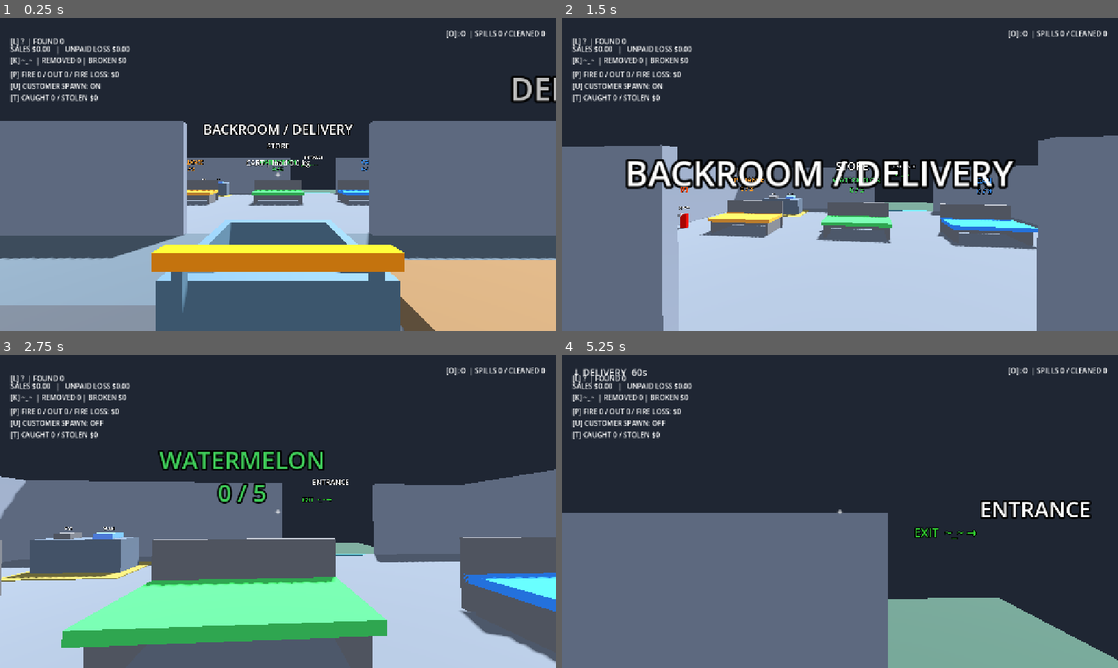
Above: before the commit, frames 1-4 (two rows, left to right).
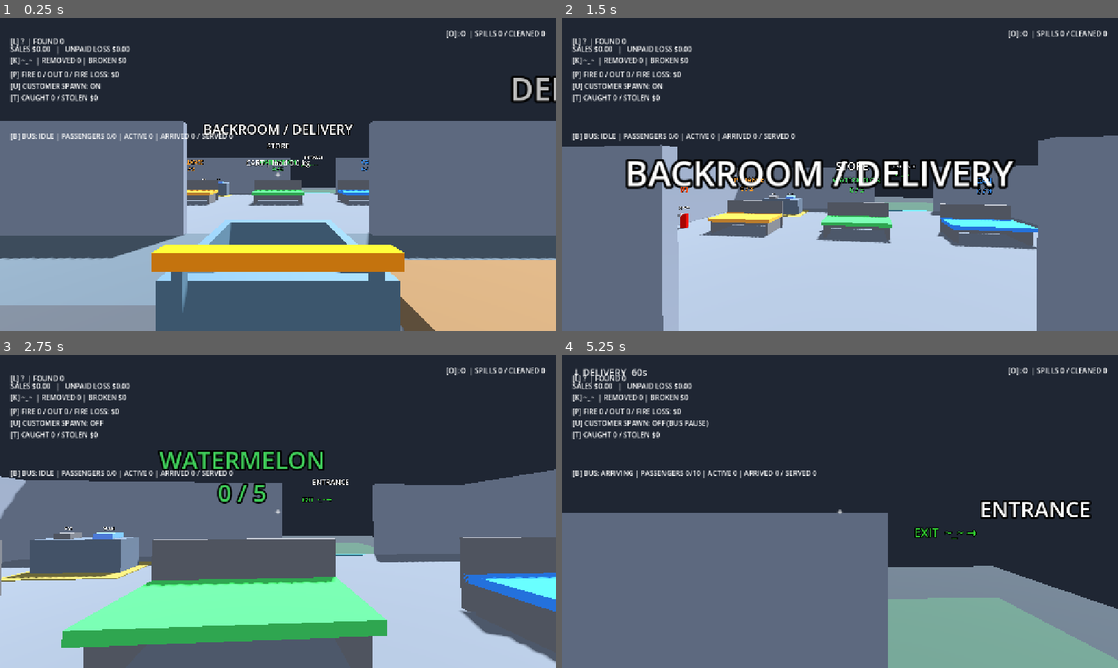
Above: after the commit, the same moments.

Repository: bomzae/night-shift-mart
Game: Godot game, scene res://scenes/main/main.tscn
Two runs of this game, one before a commit and one after it. Both use one fixed random seed, a clock stepped at 60 frames per second and the inputs below.
Inputs (mouse positions are in pixels of both pictures, inside the frame that each line leads up to):
- Up to frame 1 (0.25 s): no input
- Up to frame 2 (1.5 s): tap Enter at 0.5 s; move the mouse to (867, 174) at 0.52 s; hold E (interact) 0.53-1.28 s; hold W (move_forward) from 0.53 s (still down); tap Space (jump) at 0.77 s; tap U (toggle_customer_spawn) at 0.8, 1.35 s; move the mouse to (812, 174) at 1.27 s
- Up to frame 3 (2.75 s): keep holding W (move_forward); tap Space (jump) at 1.52 s; tap E (interact) at 1.55 s; move the mouse to (289, 505) at 2.02 s; press the mouse at (289, 505) at 2.03 s; tap U (toggle_customer_spawn) at 2.3 s
- Up to frame 4 (5.25 s): keep holding W (move_forward); move the mouse to (834, 517) at 2.77 s; release the mouse at (834, 517) at 2.78 s; tap E (interact) at 2.85, 4.55 s; tap Space (jump) at 3.02, 3.77, 4.52 s; move the mouse to (878, 514) at 3.52 s; hold Right mouse button (throw) 3.53-4.28 s; tap U (toggle_customer_spawn) at 3.8, 4.35 s; tap B (debug_tourist_bus, bound only after the commit) at 4.15 s; move the mouse to (795, 508) at 4.27 s; move the mouse to (845, 511) at 5.02 s; hold F (use_tool) from 5.03 s (still down)

The runs differ from the first frame. In frame 1, 0.5% of the frame differs, in the area x 1-61%, y 36-55%; in frame 2, 0.6%; in frame 3, 0.7%; in frame 4, 5.4%, in the area x 1-100%, y 20-98%.

Commit message:
complete prompt 10 customer rush

Diff:
--- a/project.godot
+++ b/project.godot
@@ -106,6 +106,11 @@
 "events": [Object(InputEventKey,"resource_local_to_scene":false,"resource_name":"","device":16,"window_id":0,"alt_press …(190 unchanged characters)…
 ]
 }
+debug_tourist_bus={
+"deadzone": 0.5,
+"events": [Object(InputEventKey,"resource_local_to_scene":false,"resource_name":"","device":16,"window_id":0,"alt_pressed":false,"shift_pressed":false,"ctrl_pressed":false,"meta_pressed":false,"pressed":false,"keycode":0,"physical_keycode":66,"key_label":0,"unicode":0,"location":0,"echo":false,"script":null)
+]
+}
 
 [rendering]
 
--- a/scripts/systems/customer_manager.gd
+++ b/scripts/systems/customer_manager.gd
@@ -1,9 +1,16 @@
 class_name CustomerManager
 extends Node3D
+
+signal customer_paid(customer: BasicCustomer)
 
 @export var spawn_interval_min: float = 6.0
 @export var spawn_interval_max: float = 10.0
 @export var max_active_customers: int = 6
+@export var absolute_customer_cap: int = 18
+var event_spawn_paused: bool = false:
+	set(value):
+		event_spawn_paused = value
+		if is_instance_valid(_spawn_label): _update_spawn_label()
 @export var patience_time: float = 25.0
 @export var queue_spacing: float = 1.25
 @export_range(1, 3) var max_purchase_units: int = 3
@@ -49,9 +56,10 @@
 
 func _update_spawn_label() -> void:
 	_spawn_label.text = "[U] CUSTOMER SPAWN: " + ("ON" if spawning_enabled else "OFF")
+	if event_spawn_paused: _spawn_label.text += " (BUS PAUSE)"
 
 func _physics_process(delta: float) -> void:
-	if not spawning_enabled:
+	if not spawning_enabled or event_spawn_paused:
 		return
 	_timer -= delta
 	if _timer <= 0:
@@ -73,23 +81,36 @@
 				available.append(body)
 	return available
 
-func spawn_customer(requested: Array[StringName] = [], customer_scene: PackedScene = null) -> BasicCustomer:
+func spawn_customer(requested: Array[StringName] = [], customer_scene: PackedScene = null, event_options: Dictionary = {}) -> BasicCustomer:
 	requested = requested.duplicate()
-	if customers.size() >= max_active_customers:
+	var tourist: bool = event_options.get("tourist", false)
+	var normal_count := customers.filter(func(c): return not c.get_meta("tourist", false)).size()
+	if customers.size() >= absolute_customer_cap or (not tourist and normal_count >= max_active_customers):
 		return null
+	var spawn_at: Vector3 = event_options.get("position", exit_position())
 	for other in customers:
-		if other.global_position.distance_to(exit_position()) < 0.85:
+		if other.global_position.distance_to(spawn_at) < 0.85:
 			return null # Do not stack new capsules at the door.
+	if tourist:
+		var query := PhysicsShapeQueryParameters3D.new()
+		var bounds := SphereShape3D.new()
+		bounds.radius = 0.4
+		query.shape = bounds
+		query.transform.origin = spawn_at + Vector3.UP * 0.85
+		if not get_world_3d().direct_space_state.intersect_shape(query, 1).is_empty(): return null
 	var scene := customer_scene if customer_scene != null else preload("res://scenes/interactables/basic_customer.tscn")
 	var customer: BasicCustomer = scene.instantiate()
 	customer.manager = self
 	customer.patience_time = patience_time
+	if tourist: customer.set_meta("tourist", true)
 	var available := available_goods()
 	if requested.is_empty():
 		if available.is_empty():
 			requested.append([&"can", &"watermelon", &"appliance"][_rng.randi_range(0, 2)])
 		else:
-			var count := _rng.randi_range(1, mini(max_purchase_units, available.size()))
+			var upper := mini(int(event_options.get("max_units", max_purchase_units)), available.size())
+			var lower := mini(maxi(1, int(event_options.get("min_units", 1))), upper)
+			var count := _rng.randi_range(lower, upper)
 			for i in range(count):
 				var index := _rng.randi_range(0, available.size() - 1)
 				requested.append(available[index].product_type)
@@ -104,9 +125,11 @@
 				_claims[body.get_instance_id()] = customer
 				available.erase(body)
 				break
-	customer.position = exit_position()
+	customer.position = spawn_at
 	# Reach the front aisle before visiting the actual reserved stock.
 	customer.waypoints = [Vector3(-7.65, 0, 9), Vector3(-7.65, 0, 3.1)]
+	if event_options.has("entry_waypoints"):
+		customer.waypoints.assign(event_options.entry_waypoints + customer.waypoints)
 	for type in requested:
 		if not customer.shopping_types.has(type):
 			customer.shopping_types.append(type)
@@ -236,6 +259,7 @@
 		sales += total
 		customer.picked_items.clear()
 		print("SALES +$%.2f" % total)
+		customer_paid.emit(customer)
 	else:
 		record_unpaid_basket(customer)
 	customer.start_exit()
--- a/scripts/systems/mart_graybox.gd
+++ b/scripts/systems/mart_graybox.gd
@@ -44,6 +44,9 @@
 	var thieves := ThiefManager.new()
 	thieves.name = "Thieves"
 	add_child(thieves)
+	var tourist_bus := TouristBus.new()
+	tourist_bus.name = "TouristBus"
+	add_child(tourist_bus)
 	for location in [Vector3(6.2, 0.45, -1.5), Vector3(8.2, 0.45, 6.0)]:
 		var extinguisher := preload("res://scenes/interactables/fire_extinguisher.tscn").instantiate()
 		extinguisher.position = location
--- /dev/null
+++ b/scripts/systems/tourist_bus.gd
@@ -0,0 +1,140 @@
+class_name TouristBus
+extends Node3D
+## External debug event. Passengers retain the ordinary customer business rules.
+enum State { IDLE, ARRIVING, UNLOADING, RUSH_ACTIVE, DEPARTING }
+@export var tourist_count: int = 10
+@export var passenger_spawn_interval: float = 0.4
+@export var min_purchase_units: int = 2
+@export var max_purchase_units: int = 4
+@export var arrival_time: float = 2.0
+@export var departure_time: float = 2.0
+@export var max_rush_duration: float = 100.0
+@export_range(0.1, 1.0) var completion_ratio: float = 0.8
+var state: State = State.IDLE
+var tourist_buses_arrived: int = 0
+var tourist_customers_served: int = 0
+var spawned_count: int = 0
+var passengers: Array[BasicCustomer] = []
+var manager: CustomerManager
+var bus: Node3D
+var door: Node3D
+var _label: Label
+var _phase_left: float = 0
+var _elapsed: float = 0
+var _spawn_left: float = 0
+var _target_count: int = 0
+var _paid_passengers: Dictionary = {}
+var parking_position := Vector3(2, 0, 15)
+var road_position := Vector3(16, 0, 15)
+
+func _ready() -> void:
+	manager = get_parent().get_node("Customers")
+	manager.customer_paid.connect(_on_customer_paid)
+	# Extend around the existing 6x4 entrance pad, without coplanar floor overlap.
+	var paving := Color(0.24, 0.27, 0.29)
+	Graybox.box(self, "ApronLeft", Vector3(3, 0.4, 8), Vector3(-7.5, -0.2, 16), paving)
+	Graybox.box(self, "ApronRight", Vector3(15, 0.4, 8), Vector3(7.5, -0.2, 16), paving)
+	Graybox.box(self, "ApronRear", Vector3(6, 0.4, 4), Vector3(-3, -0.2, 18), paving)
+	var canvas := CanvasLayer.new()
+	add_child(canvas)
+	_label = Label.new()
+	canvas.add_child(_label)
+	_label.position = Vector2(24, 260) # Below the active checkout panel.
+	_update_label()
+
+func _unhandled_input(event: InputEvent) -> void:
+	if event.is_action_pressed("debug_tourist_bus") and not event.is_echo() and Input.mouse_mode == Input.MOUSE_MODE_CAPTURED:
+		start_event()
+		get_viewport().set_input_as_handled()
+
+func start_event() -> bool:
+	if state != State.IDLE: return false
+	passengers.clear()
+	spawned_count = 0
+	_target_count = clampi(tourist_count, 1, manager.absolute_customer_cap)
+	_elapsed = 0
+	_spawn_left = 0
+	manager.event_spawn_paused = true # Never overwrite the user's U preference.
+	_build_bus()
+	state = State.ARRIVING
+	_phase_left = maxf(0.01, arrival_time)
+	_update_label()
+	return true
+
+func _build_bus() -> void:
+	bus = Node3D.new()
+	bus.name = "Bus"
+	add_child(bus)
+	bus.position = road_position
+	Graybox.box(bus, "Body", Vector3(8, 2.6, 2.4), Vector3(0, 1.5, 0), Color(0.95, 0.65, 0.15))
+	for x in [-2.5, -1.2, 0.1, 1.4, 2.7]:
+		Graybox.box(bus, "Window", Vector3(1, 0.9, 0.04), Vector3(x, 2, -1.22), Color(0.2, 0.55, 0.75), false)
+	for x in [-2.6, 2.6]:
+		for z in [-1.2, 1.2]:
+			Graybox.box(bus, "Wheel", Vector3(0.8, 0.8, 0.16), Vector3(x, 0.45, z), Color(0.08, 0.08, 0.09), false)
+	door = Graybox.box(bus, "PassengerDoor", Vector3(0.8, 1.8, 0.06), Vector3(-3.4, 1.15, -1.24), Color(0.15, 0.35, 0.45), false)
+	Graybox.sign(bus, "BUS", Vector3(0, 3.1, 0), Color.GOLD)
+
+func spawn_position() -> Vector3:
+	return Vector3(-1.4, 0.01, 13.0)
+
+func _physics_process(delta: float) -> void:
+	if state == State.IDLE: return
+	_elapsed += delta
+	if state == State.ARRIVING:
+		_phase_left = maxf(0, _phase_left - delta)
+		bus.position = road_position.lerp(parking_position, 1 - _phase_left / maxf(0.01, arrival_time))
+		if _phase_left <= 0:
+			tourist_buses_arrived += 1
+			door.position.x += 0.7
+			state = State.UNLOADING
+	elif state == State.UNLOADING:
+		_spawn_left -= delta
+		if _spawn_left <= 0 and spawned_count < _target_count:
+			_spawn_left = maxf(0.1, passenger_spawn_interval)
+			var passenger := manager.spawn_customer([], null, {
+				"tourist": true, "position": spawn_position(),
+				"min_units": maxi(1, min_purchase_units), "max_units": maxi(1, max_purchase_units),
+				"entry_waypoints": [Vector3(-4.15, 0.01, 13), Vector3(-4.15, 0.01, 10.8)]})
+			if passenger != null:
+				passengers.append(passenger)
+				spawned_count += 1
+		if spawned_count >= _target_count: state = State.RUSH_ACTIVE
+	elif state == State.RUSH_ACTIVE:
+		if completed_count() >= ceili(spawned_count * completion_ratio): _depart()
+	elif state == State.DEPARTING:
+		_phase_left = maxf(0, _phase_left - delta)
+		bus.position = parking_position.lerp(road_position, 1 - _phase_left / maxf(0.01, departure_time))
+		if _phase_left <= 0:
+			bus.queue_free()
+			state = State.IDLE
+			manager.event_spawn_paused = false
+	# Includes blocked unloading: one blocked doorway must never lock normal business.
+	if state != State.DEPARTING and state != State.IDLE and _elapsed >= maxf(arrival_time + 0.1, max_rush_duration): _depart()
+	_update_label()
+
+func completed_count() -> int:
+	var count := 0
+	for customer in passengers:
+		if not is_instance_valid(customer) or customer.resolved: count += 1
+	return count
+
+func _depart() -> void:
+	state = State.DEPARTING
+	_phase_left = maxf(0.01, departure_time)
+	door.position.x = -3.4
+
+func _on_customer_paid(customer: BasicCustomer) -> void:
+	if not customer.get_meta("tourist", false): return
+	# Signals fire only after the existing settlement succeeds, including late payments.
+	var id := customer.get_instance_id()
+	if _paid_passengers.has(id): return
+	_paid_passengers[id] = true
+	tourist_customers_served += 1
+	_update_label()
+
+func _update_label() -> void:
+	_label.text = "[B] BUS: %s | PASSENGERS %d/%d | ACTIVE %d | ARRIVED %d / SERVED %d" % [State.keys()[state], spawned_count, _target_count, spawned_count - completed_count(), tourist_buses_arrived, tourist_customers_served]
+
+func _exit_tree() -> void:
+	if is_instance_valid(manager): manager.event_spawn_paused = false
--- /dev/null
+++ b/tests/prompt10_smoke.gd
@@ -0,0 +1,185 @@
+extends "res://tests/prompt8_smoke.gd"
+var buses: TouristBus
+var spawn_frames: Array[int] = []
+
+func setup_bus() -> void:
+	await setup_mart()
+	buses = mart.get_node("TouristBus")
+	manager._rng.seed = 10
+	spawn_frames.clear()
+	manager.child_entered_tree.connect(_record_spawn)
+
+func _record_spawn(node: Node) -> void:
+	if node is BasicCustomer and node.get_meta("tourist", false):
+		spawn_frames.append(Engine.get_physics_frames())
+
+func supply() -> void:
+	for type in ["can", "watermelon", "appliance"]:
+		var shelf: StockShelf = mart.get_node("Shelves/" + {"can":"CanShelf", "watermelon":"WatermelonShelf", "appliance":"ApplianceShelf"}[type])
+		var count: int = {"can":8, "watermelon":4, "appliance":2}[type]
+		for i in range(count):
+			var product: GrabbableBody = load("res://scenes/interactables/products/" + type + ".tscn").instantiate()
+			mart.get_node("Products").add_child(product)
+			var columns := 4 if type != "appliance" else 2
+			var x := (float(i % columns) - float(columns - 1) / 2) * (0.62 if type != "appliance" else 1.2)
+			product.global_position = shelf.to_global(Vector3(x, 1.15, -0.3 + (i / columns) * 0.6))
+	await frames(150)
+	check(manager.available_goods().size() == 14, "prepare fourteen actual shelf products")
+
+func run_checks() -> void:
+	await setup_bus()
+	check(InputMap.has_action("debug_tourist_bus") and buses.state == TouristBus.State.IDLE, "B action and idle event")
+	await supply()
+	manager.max_active_customers = 1
+	manager.spawning_enabled = true
+	manager._timer = 0.01
+	await press("debug_tourist_bus")
+	check(buses.state == TouristBus.State.ARRIVING and manager.event_spawn_paused, "B begins arrival and pauses automatic customers")
+	check(not buses.start_event(), "duplicate event rejected")
+	check(manager.spawning_enabled, "event does not overwrite U preference")
+	var start := buses.bus.position
+	await frames(65)
+	check(buses.bus.position.distance_to(start) > 1 and buses.spawned_count == 0, "visible arrival before unloading")
+	await frames(60)
+	check(buses.state == TouristBus.State.UNLOADING and buses.tourist_buses_arrived == 1, "arrival counted once and unloading begins")
+	check(buses.bus.get_node("Body") is StaticBody3D and buses.door.position.x > -3.4, "solid bus with open passenger door")
+	var saved_camera: Transform3D = interaction.camera.transform
+	interaction.camera.global_position = Vector3(-3, 5, 10.8)
+	interaction.camera.look_at(Vector3(0, 1.2, 15))
+	await RenderingServer.frame_post_draw
+	root.get_texture().get_image().save_png("res://.godot/p10_bus.png")
+	interaction.camera.transform = saved_camera
+	var count_changes: Array[int] = []
+	var last_count := 0
+	var peak_queue := 0
+	var peak_active := 0
+	var seen_rush := false
+	var seen_departure := false
+	var served := false
+	var unique_claims := true
+	var normal_spawn_paused := true
+	for tick in range(6500):
+		await frames(1)
+		if buses.spawned_count != last_count:
+			check(buses.spawned_count == last_count + 1, "at most one passenger per spawn tick")
+			count_changes.append(Engine.get_physics_frames())
+			last_count = buses.spawned_count
+		peak_active = maxi(peak_active, manager.customers.size())
+		peak_queue = maxi(peak_queue, manager.queue.size())
+		seen_rush = seen_rush or buses.state == TouristBus.State.RUSH_ACTIVE
+		seen_departure = seen_departure or buses.state == TouristBus.State.DEPARTING
+		var ids := {}
+		for customer in manager.customers:
+			if not customer.get_meta("tourist", false): normal_spawn_paused = false
+			for good in customer.goods:
+				if is_instance_valid(good):
+					if ids.has(good.get_instance_id()): unique_claims = false
+					ids[good.get_instance_id()] = true
+		if not served and peak_queue >= 3 and manager.current_customer() != null:
+			var customer := manager.current_customer()
+			var price := manager.basket_total(customer)
+			for i in customer.purchase_types.size():
+				await aim_action("scan")
+				await frames(32)
+			await aim_action("pay")
+			check(buses.tourist_customers_served == 1 and is_equal_approx(manager.sales, price), "ordinary Scan Pay counts tourist and shared sales")
+			check(not manager.finish(customer, true) and buses.tourist_customers_served == 1, "duplicate payment cannot double served")
+			served = true
+		if buses.state == TouristBus.State.IDLE: break
+	print("RUSH measured spawn=", buses.spawned_count, " peak active=", peak_active, " queue=", peak_queue, " exited=", manager.exited_count)
+	for customer in manager.customers: print("REMAINING ", customer.global_position, " state=", customer.state, " waypoints=", customer.waypoints)
+	check(buses.spawned_count == 10 and count_changes.size() == 10, "all ten passengers spawned sequentially")
+	var spaced := true
+	print("SPAWN physics frames=", spawn_frames)
+	for i in range(1, spawn_frames.size()):
+		if spawn_frames[i] - spawn_frames[i - 1] < 24: spaced = false
+	check(spaced, "passenger interval respects staggered spawning")
+	check(normal_spawn_paused, "bus pauses only normal automatic generation")
+	check(peak_active > manager.max_active_customers and peak_active <= manager.absolute_customer_cap, "tourist allowance exceeds normal cap but respects absolute cap")
+	check(unique_claims, "crowded customers never share reserved product")
+	check(peak_queue >= 3 and served, "rush creates checkout pressure using existing customer flow")
+	check(manager.available_goods().size() < 14 and manager.unpaid_loss > 0, "physical pickup pressure and unattended patience loss")
+	check(seen_rush and seen_departure and buses.state == TouristBus.State.IDLE, "rush departure idle complete")
+	check(not manager.event_spawn_paused and manager.spawning_enabled, "auto ON restored after event")
+	check(buses.tourist_customers_served == 1, "OOS and escape are not served")
+	manager.max_active_customers = 18
+	manager._timer = 0.01
+	var before_count := manager.customers.size()
+	await frames(2)
+	check(manager.customers.size() > before_count, "normal automatic spawn resumes")
+
+	await setup_bus()
+	buses.tourist_count = 2
+	buses.arrival_time = 0.1
+	buses.departure_time = 0.1
+	await press("debug_tourist_bus")
+	await frames(10)
+	check(not manager.spawning_enabled and buses.spawned_count == 1, "U OFF still permits bus passengers")
+	var empty := buses.passengers[0]
+	check(empty.get_script() == preload("res://scripts/systems/basic_customer.gd") and not empty.purchase_types.is_empty(), "passenger is unchanged BasicCustomer with purchase list")
+	await frames(900)
+	check(buses.spawned_count == 2 and buses.state == TouristBus.State.IDLE and not manager.spawning_enabled, "OOS passengers resolve event and U OFF persists")
+	check(buses.tourist_customers_served == 0 and manager.sales == 0 and manager.unpaid_loss == 0, "empty stock creates no revenue or invented loss")
+	await frames(300)
+	check(manager.customers.is_empty(), "empty-stock passengers leave the entrance without permanent deadlock")
+	check(buses.start_event(), "event can restart after departure")
+	await press("toggle_customer_spawn")
+	check(manager.spawning_enabled and manager.event_spawn_paused, "U during event changes preference without unpausing")
+	buses.max_rush_duration = 0.3
+	await frames(40)
+	check(manager.spawning_enabled and not manager.event_spawn_paused, "latest U choice survives timeout")
+
+	await setup_bus()
+	manager.absolute_customer_cap = 2
+	await stock("can")
+	for i in range(2):
+		var normal := manager.spawn_customer([&"can"])
+		normal.global_position = Vector3(7, 0.01, 1 + i)
+		normal.set_physics_process(false)
+	buses.arrival_time = 0.1
+	buses.departure_time = 0.1
+	buses.max_rush_duration = 1
+	buses.start_event()
+	await frames(50)
+	check(buses.spawned_count == 0 and manager.customers.size() == 2, "absolute cap blocks tourist spawning")
+	await frames(30)
+	check(buses.state == TouristBus.State.IDLE and manager.customers.size() == 2, "blocked unloading times out without deleting existing customers")
+
+	await setup_bus()
+	await supply()
+	buses.tourist_count = 1
+	buses.arrival_time = 0.1
+	buses.start_event()
+	await frames(12)
+	var passenger := buses.passengers[0]
+	check(passenger.purchase_types.size() >= 2 and passenger.purchase_types.size() <= 4, "tourist purchase uses configured two to four units")
+	passenger.global_position = Vector3(0, 0.01, 2)
+	passenger.waypoints = [Vector3(0, 0.01, -3)]
+	var state_before := passenger.state
+	var spills: AccidentManager = mart.get_node("Accidents")
+	var spill := spills.create_spill(passenger.global_position)
+	await frames(40)
+	check(passenger.knockdown.active(), "tourist falls in ordinary spill")
+	check(passenger.state == state_before, "fall preserves shopping state")
+	spill.queue_free()
+	await frames(120)
+	check(not passenger.knockdown.active() and passenger.state == state_before, "tourist recovers and resumes shopping")
+	var fires: FireManager = mart.get_node("Fires")
+	var fire = fires.create_fire(passenger.global_position)
+	await frames(4)
+	check(passenger.fire_reaction.active(), "tourist uses ordinary fire reaction")
+	fire.queue_free()
+	await frames(60)
+	check(not passenger.fire_reaction.active() and passenger.state == state_before, "fire reaction preserves tourist shopping")
+	check(mart.get_node("Drunks").spawn_drunk() != null, "drunk manual spawn during rush")
+	check(mart.get_node("LostFamilies").spawn_pair() != null, "lost family manual spawn during rush")
+	check(mart.get_node("Thieves").spawn_thief() != null, "thief spawn during rush with U OFF")
+	await frames(120)
+	var accident: AccidentCustomer = mart.get_node("Accidents").spawn_accident()
+	check(accident != null, "accident manual spawn during rush")
+	if accident != null: accident.global_position = Vector3(7, 0.01, 2)
+	await frames(2)
+	check(mart.get_node("Fires").spawn_dangerous() != null, "dangerous manual spawn during rush")
+	check(buses.state != TouristBus.State.IDLE, "other events do not cancel rush")
+	print("Prompt 10 smoke checks completed; failures: ", failures)
+	quit(0 if failures == 0 else 1)
Not shown, added: scripts/systems/tourist_bus.gd.uid
Not shown, added: tests/prompt10_smoke.gd.uid
Not shown, changed: PROJECT_NOTES.md
